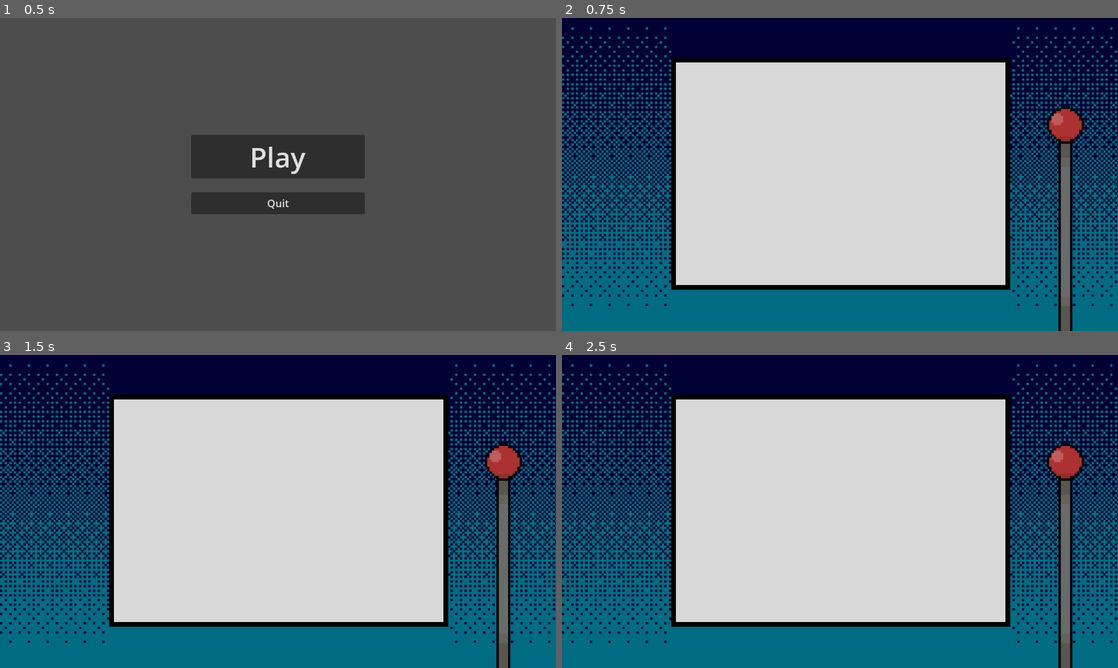
Above: before the commit, frames 1-4 (two rows, left to right).
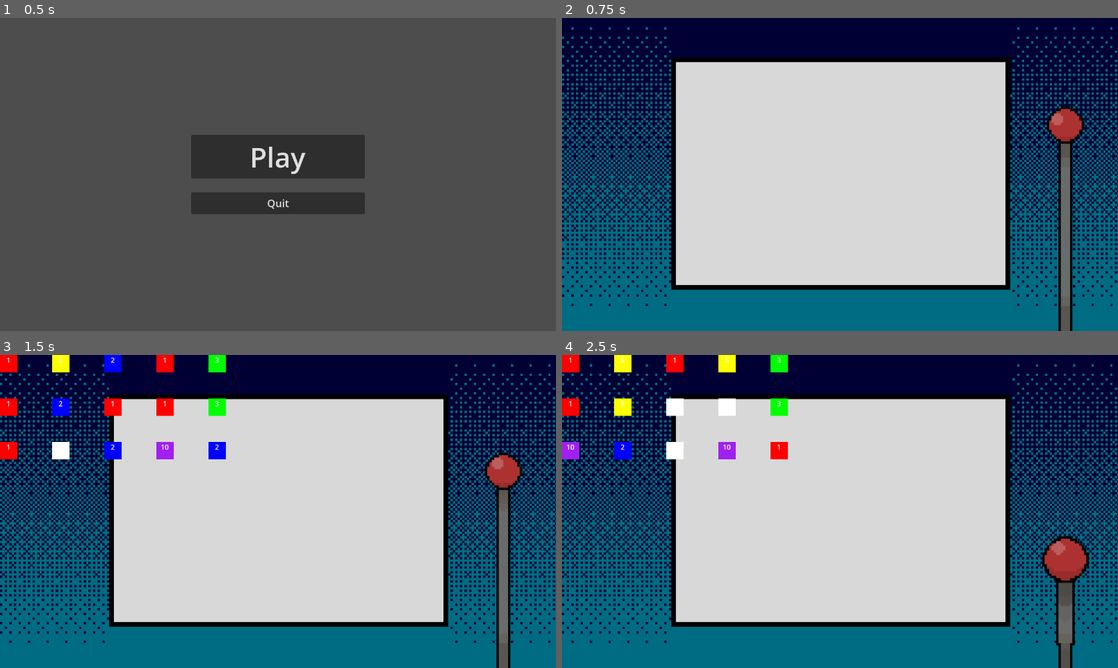
Above: after the commit, the same moments.

Repository: saveligulas/hackathon2025
Game: Godot game, scene res://scenes/mainMenu.tscn
Same seed, same stepped clock (60 frames per second), same inputs: the game is played once before the commit and once after it.
Inputs (mouse positions are in pixels of both pictures, inside the frame that each line leads up to):
- Up to frame 1 (0.5 s): no input
- Up to frame 2 (0.75 s): click "Play" at 0.5 s
- Up to frame 3 (1.5 s): click (505, 461) at 1.25 s
- Up to frame 4 (2.5 s): click (1067, 461) at 2 s

Frame 1 is identical in both runs. In frame 2, 0.1% of the frame differs, in the area x 20-80%, y 14-15%; in frame 3, 3.3%; in frame 4, 5.2%, in the area x 0-95%, y 0-93%.
Error before the commit: Cannot call method 'get_child_count' on a null value. (res://src/core/playing.gd:12)

Commit message:
big changes

Diff:
--- a/project.godot
+++ b/project.godot
@@ -12,7 +12,7 @@
 
 config/name="hackathon2025"
 run/main_scene="uid://qof4nkv64p8n"
-config/features=PackedStringArray("4.5", "C#", "Forward Plus")
+config/features=PackedStringArray("4.5", "Forward Plus")
 run/max_fps=60
 config/icon="res://icon.svg"
 
--- a/scenes/ReelContainer.tscn
+++ b/scenes/ReelContainer.tscn
@@ -1,15 +1,3 @@
-[gd_scene load_steps=2 format=3 uid="uid://b3d6l75va8u2d"]
-
-[ext_resource type="PackedScene" uid="uid://cjti2dq3kuga4" path="res://scenes/ReelDisplay.tscn" id="1_1ob4c"]
+[gd_scene format=3 uid="uid://n6gskauypk71"]
 
 [node name="ReelContainer" type="Node2D"]
-
-[node name="ReelDisplay" parent="." instance=ExtResource("1_1ob4c")]
-
-[node name="ReelDisplay2" parent="." instance=ExtResource("1_1ob4c")]
-
-[node name="ReelDisplay3" parent="." instance=ExtResource("1_1ob4c")]
-
-[node name="ReelDisplay4" parent="." instance=ExtResource("1_1ob4c")]
-
-[node name="ReelDisplay5" parent="." instance=ExtResource("1_1ob4c")]
--- a/scenes/ReelDisplay.tscn
+++ b/scenes/ReelDisplay.tscn
@@ -1,84 +1,6 @@
-[gd_scene load_steps=11 format=3 uid="uid://cjti2dq3kuga4"]
+[gd_scene load_steps=2 format=3 uid="uid://d36fk65d28nei"]
 
-[ext_resource type="Script" uid="uid://dl3sssariprb8" path="res://src/core/playing.gd" id="1_2fxy0"]
-[ext_resource type="Texture2D" uid="uid://qytk8bn4x312" path="res://assets/sprites/MachineFrame.png" id="2_jqxcr"]
-[ext_resource type="Texture2D" uid="uid://dnp40yy75ce66" path="res://assets/sprites/Lever1.png" id="3_y3nwb"]
-[ext_resource type="Texture2D" uid="uid://cm1keujkgta30" path="res://assets/sprites/Lever2.png" id="4_m83ex"]
-[ext_resource type="Texture2D" uid="uid://daekv57vwbdt4" path="res://assets/sprites/Lever3.png" id="5_ktpf8"]
-[ext_resource type="Texture2D" uid="uid://dflhwijhy3g2a" path="res://assets/sprites/Lever4.png" id="6_j4vtv"]
-[ext_resource type="Texture2D" uid="uid://yvk70glwk2fq" path="res://assets/sprites/Lever5.png" id="7_s73sv"]
-[ext_resource type="Texture2D" uid="uid://bb15uj8ntxecw" path="res://assets/sprites/Lever6.png" id="8_lcixc"]
-[ext_resource type="PackedScene" uid="uid://b3d6l75va8u2d" path="res://scenes/ReelContainer.tscn" id="9_np121"]
+[ext_resource type="Script" uid="uid://5gtvf2bjw32e" path="res://src/symbol/reel_display.gd" id="1_muaou"]
 
-[sub_resource type="SpriteFrames" id="SpriteFrames_0bln8"]
-animations = [{
-"frames": [{
-"duration": 1.0,
-"texture": ExtResource("3_y3nwb")
-}],
-"loop": true,
-"name": &"idle",
-"speed": 5.0
-}, {
-"frames": [{
-"duration": 1.0,
-"texture": ExtResource("3_y3nwb")
-}, {
-"duration": 1.0,
-"texture": ExtResource("4_m83ex")
-}, {
-"duration": 1.0,
-"texture": ExtResource("5_ktpf8")
-}, {
-"duration": 1.0,
-"texture": ExtResource("6_j4vtv")
-}, {
-"duration": 1.0,
-"texture": ExtResource("7_s73sv")
-}, {
-"duration": 1.0,
-"texture": ExtResource("8_lcixc")
-}, {
-"duration": 1.0,
-"texture": ExtResource("3_y3nwb")
-}],
-"loop": false,
-"name": &"pull",
-"speed": 10.0
-}]
-
-[node name="Playing" type="Node2D"]
-script = ExtResource("1_2fxy0")
-
-[node name="Slot Machine" type="Sprite2D" parent="."]
-scale = Vector2(0.66834486, 0.66759264)
-texture = ExtResource("2_jqxcr")
-centered = false
-
-[node name="Background" type="ColorRect" parent="Slot Machine"]
-z_index = -1
-custom_minimum_size = Vector2(1280, 720)
-offset_right = 1919.6677
-offset_bottom = 1079.9999
-size_flags_horizontal = 3
-size_flags_vertical = 3
-color = Color(0.8453288, 0.8453288, 0.84532875, 1)
-
-[node name="Button" type="Button" parent="Slot Machine"]
-self_modulate = Color(1, 1, 1, 0)
-offset_left = 1669.7966
-offset_top = 263.63382
-offset_right = 1799.969
-offset_bottom = 471.84464
-size_flags_horizontal = 3
-size_flags_vertical = 3
-
-[node name="Lever" type="AnimatedSprite2D" parent="Slot Machine/Button"]
-position = Vector2(64.33801, 408.9319)
-sprite_frames = SubResource("SpriteFrames_0bln8")
-animation = &"pull"
-autoplay = "idle"
-
-[node name="ReelContainer" parent="." instance=ExtResource("9_np121")]
-
-[connection signal="pressed" from="Slot Machine/Button" to="." method="_on_button_pressed"]
+[node name="ReelDisplay" type="Node2D"]
+script = ExtResource("1_muaou")
--- a/scenes/playing.tscn
+++ b/scenes/playing.tscn
@@ -8,7 +8,8 @@
 [ext_resource type="Texture2D" uid="uid://dflhwijhy3g2a" path="res://assets/sprites/Lever4.png" id="5_ir0cj"]
 [ext_resource type="Texture2D" uid="uid://yvk70glwk2fq" path="res://assets/sprites/Lever5.png" id="6_oysb3"]
 [ext_resource type="Texture2D" uid="uid://bb15uj8ntxecw" path="res://assets/sprites/Lever6.png" id="7_r0gq1"]
-[ext_resource type="PackedScene" uid="uid://b3d6l75va8u2d" path="res://scenes/ReelContainer.tscn" id="9_rq5p2"]
+[ext_resource type="PackedScene" uid="uid://n6gskauypk71" path="res://scenes/reelContainer.tscn" id="9_rq5p2"]
+[ext_resource type="Script" uid="uid://c0acu88xkvm77" path="res://src/symbol/reel_container.gd" id="10_ir0cj"]
 
 [sub_resource type="SpriteFrames" id="SpriteFrames_0bln8"]
 animations = [{
@@ -80,5 +81,6 @@
 autoplay = "idle"
 
 [node name="ReelContainer" parent="." instance=ExtResource("9_rq5p2")]
+script = ExtResource("10_ir0cj")
 
 [connection signal="pressed" from="Slot Machine/Button" to="." method="_on_button_pressed"]
--- a/src/core/PlayerData.gd
+++ b/src/core/PlayerData.gd
@@ -4,6 +4,6 @@
 @export var reels: Array[Reel] = []
 
 func initialize():
-    reels.resize(5)
-    for i in range(5):
-        reels[i] = Reel.new()
+	reels.resize(5)
+	for i in range(5):
+		reels[i] = Reel.new()
--- a/src/core/SpinModifier.gd
+++ b/src/core/SpinModifier.gd
@@ -5,4 +5,4 @@
 @export var description: String
 
 func apply_modifier():
-    push_error("apply_modifier() must be implemented in derived class")
+	push_error("apply_modifier() must be implemented in derived class")
--- a/src/core/gameManager.gd
+++ b/src/core/gameManager.gd
@@ -6,34 +6,34 @@
 
 @export
 var current_state := GameState.MENU:
-    set(value):
-        var previous_state = current_state
-        current_state = value
-        _handle_state_change(value, previous_state)
+	set(value):
+		var previous_state = current_state
+		current_state = value
+		_handle_state_change(value, previous_state)
 
 func _ready() -> void:
-    print("Game Manager initialized")
+	print("Game Manager initialized")
 
 func _process(_delta: float) -> void:
-    pass
+	pass
 
 func _handle_state_change(new_state, previous_state):
-    game_state_changed.emit(new_state)
-    _handle_state_transition(new_state, previous_state)
+	game_state_changed.emit(new_state)
+	_handle_state_transition(new_state, previous_state)
 
 func _handle_state_transition(new_state, previous_state):
-    match new_state:
-        GameState.MENU:
-            print("[GameState] Change to Menu")
-            get_tree().change_scene_to_file("res://scenes/mainMenu.tscn")
-        GameState.PLAYING:
-            print("[GameState] Change to Playing")
-            if (previous_state == GameState.MENU):
-                run_manager.initialize()
-            get_tree().change_scene_to_file("res://scenes/playing.tscn")
-        GameState.SHOP:
-            print("[GameState] Change to Shop")
-            get_tree().change_scene_to_file("res://scenes/shop.tscn")
-        GameState.GAME_OVER:
-            print("[GameState] Change to Game Over")
-            run_manager.Reset()
+	match new_state:
+		GameState.MENU:
+			print("[GameState] Change to Menu")
+			get_tree().change_scene_to_file("res://scenes/mainMenu.tscn")
+		GameState.PLAYING:
+			print("[GameState] Change to Playing")
+			if (previous_state == GameState.MENU):
+				run_manager.initialize()
+			get_tree().change_scene_to_file("res://scenes/playing.tscn")
+		GameState.SHOP:
+			print("[GameState] Change to Shop")
+			get_tree().change_scene_to_file("res://scenes/shop.tscn")
+		GameState.GAME_OVER:
+			print("[GameState] Change to Game Over")
+			run_manager.Reset()
--- a/src/core/mainMenu.gd
+++ b/src/core/mainMenu.gd
@@ -5,17 +5,17 @@
 
 # Called when the node enters the scene tree for the first time.
 func _ready() -> void:
-    pass # Replace with function body.
+	pass # Replace with function body.
 
 
 # Called every frame. 'delta' is the elapsed time since the previous frame.
 func _process(_delta: float) -> void:
-    pass
+	pass
 
 
 func _on_play_pressed() -> void:
-    GameManager.current_state = GameManager.GameState.PLAYING
+	GameManager.current_state = GameManager.GameState.PLAYING
 
 
 func _on_quit_pressed() -> void:
-    get_tree().quit()
+	get_tree().quit()
--- a/src/core/playing.gd
+++ b/src/core/playing.gd
@@ -3,67 +3,58 @@
 @onready var lever: AnimatedSprite2D = $"Slot Machine/Button/Lever"
 @onready var reel_container: Node2D = $ReelContainer
 
-var reel_displays: Array = []
 var is_spinning: bool = false
 
 func _ready():
-    print("Playing scene ready")
-
-    if reel_container.get_child_count() == 0:
-        push_error("ReelContainer has no children!")
-        return
-
-    for i in range(reel_container.get_child_count()):
-        var reel = reel_container.get_child(i)
-        reel.position = Vector2(i * 120, 0)
-        reel_displays.append(reel)
-        reel.spin_complete.connect(_on_reel_spin_complete)
-
-    print("Loaded ", reel_displays.size(), " reels")
+	print("Playing scene ready")
+	if reel_container.get_child_count() == 0:
+		push_error("ReelContainer has no children!")
+		return
 
 func _on_button_pressed():
-    if is_spinning:
-        return
+	if is_spinning:
+		return
 
-    lever.play("pull")
-    spin_reels()
+	lever.play("pull")
+	spin_reels()
 
 func spin_reels():
-    is_spinning = true
+	is_spinning = true
 
-    if not GameManager.has_node("RunManager"):
-        push_error("RunManager not found")
-        is_spinning = false
-        return
+	if not GameManager.has_node("RunManager"):
+		push_error("RunManager not found")
+		is_spinning = false
+		return
 
-    var run_manager = GameManager.get_node("RunManager")
+	var run_manager = GameManager.get_node("RunManager")
 
-    if run_manager.slot_machine_manager == null:
-        push_error("SlotMachineManager not initialized")
-        is_spinning = false
-        return
+	if run_manager.slot_machine_manager == null:
+		push_error("SlotMachineManager not initialized")
+		is_spinning = false
+		return
 
-    run_manager.slot_machine_manager.spin(run_manager.player_data)
+	run_manager.slot_machine_manager.spin(run_manager.player_data)
 
-    print("\nSpin Result")
+	print("\nSpin Result")
 
-    for i in range(5):
-        var column_symbols: Array[Symbol] = []
+	for i in range(5):
+		var column_symbols: Array[Symbol] = []
 
-        for row in range(3):
-            var sym = run_manager.slot_machine_manager.result_grid[i][row]
-            column_symbols.append(sym)
-            if sym:
-                print("Col ", i, " Row ", row, ": ", sym.description, " (", sym.points, " pts)")
+		for row in range(3):
+			var sym = run_manager.slot_machine_manager.result_grid[i][row]
+			column_symbols.append(sym)
+			if sym:
+				print("Col ", i, " Row ", row, ": ", sym.description, " (", sym.points, " pts)")
 
-        reel_displays[i].spin(0, column_symbols)
+		reel_container.display_reel(i, column_symbols)
+	_on_reel_spin_complete()
 
 func _on_reel_spin_complete():
-    await get_tree().create_timer(0.1).timeout
-    on_spin_finished()
-    is_spinning = false
+	await get_tree().create_timer(0.1).timeout
+	on_spin_finished()
+	is_spinning = false
 
 func on_spin_finished():
-    var run_manager = GameManager.get_node("RunManager")
-    var result_grid = run_manager.slot_machine_manager.result_grid
-    # TODO: Scoring System with ScoringCalculator Maybe in Global or RunManager
+	var run_manager = GameManager.get_node("RunManager")
+	var result_grid = run_manager.slot_machine_manager.result_grid
+	# TODO: Scoring System with ScoringCalculator Maybe in Global or RunManager
--- a/src/run/RunManager.gd
+++ b/src/run/RunManager.gd
@@ -6,27 +6,27 @@
 var slot_machine_manager: SlotMachineManager
 
 func initialize():
-    slot_machine_manager = SlotMachineManager.new()
-    if starting_symbols.size() < 1:
-        print("Creating test symbols...")
-        for i in 6:
-            var test_symbol = Symbol.new()
-            test_symbol.points = [1, 2, 3, 5, 10, 15][i]
-            test_symbol.mult = 1
-            test_symbol.description = "Test Symbol " + str(i)
-            starting_symbols.append(test_symbol)
+	slot_machine_manager = SlotMachineManager.new()
+	if starting_symbols.size() < 1:
+		print("Creating test symbols...")
+		for i in 6:
+			var test_symbol = Symbol.new()
+			test_symbol.points = [1, 2, 3, 5, 10, 15][i]
+			test_symbol.mult = 1
+			test_symbol.description = "Test Symbol " + str(i)
+			starting_symbols.append(test_symbol)
 
-    if player_data == null:
-        player_data = PlayerData.new()
-        player_data.initialize()
-        for reel in player_data.reels:
-            for j in 5:
-                var random_symbol = starting_symbols.pick_random().duplicate() as Symbol
-                reel.symbols.append(random_symbol)
+	if player_data == null:
+		player_data = PlayerData.new()
+		player_data.initialize()
+		for reel in player_data.reels:
+			for j in 5:
+				var random_symbol = starting_symbols.pick_random().duplicate() as Symbol
+				reel.symbols.append(random_symbol)
 
 
 func reset():
-    pass  # TODO: Implement reset logic
+	pass  # TODO: Implement reset logic
 
 func _ready():
-    print("I LOADED RUNMANAGER")
+	print("I LOADED RUNMANAGER")
--- a/src/run/SlotMachineManager.gd
+++ b/src/run/SlotMachineManager.gd
@@ -4,13 +4,13 @@
 var result_grid: Array = []  # 5x3 grid
 
 func _init():
-    result_grid.resize(5)
-    for i in range(5):
-        result_grid[i] = []
-        result_grid[i].resize(3)
+	result_grid.resize(5)
+	for i in range(5):
+		result_grid[i] = []
+		result_grid[i].resize(3)
 
 func spin(player_data: PlayerData):
-    for column in range(5):
-        for row in range(3):
-            if player_data.reels[column].symbols.size() > 0:
-                result_grid[column][row] = player_data.reels[column].symbols.pick_random()
+	for column in range(5):
+		for row in range(3):
+			if player_data.reels[column].symbols.size() > 0:
+				result_grid[column][row] = player_data.reels[column].symbols.pick_random()
--- /dev/null
+++ b/src/score/score_calculator.gd
@@ -0,0 +1 @@
+extends Node
--- /dev/null
+++ b/src/symbol/reel_container.gd
@@ -0,0 +1,21 @@
+extends Node2D
+
+const reel_display = preload("res://scenes/reelDisplay.tscn")
+var reel_nodes: Array[ReelDisplay] = []
+
+func _ready() -> void:
+	for i in range(5):
+		var child = reel_display.instantiate()
+		child.position = Vector2(i * 120, 0)
+		child.name = "Child_" + str(i)
+		add_child(child)
+		reel_nodes.append(child)
+
+
+# Called every frame. 'delta' is the elapsed time since the previous frame.
+func _process(delta: float) -> void:
+	pass
+
+
+func display_reel(column: int, symbols: Array[Symbol]):
+	reel_nodes[column].display_symbols(symbols)
--- a/src/symbol/reel_display.gd
+++ b/src/symbol/reel_display.gd
@@ -1,4 +1,6 @@
 extends Node2D
+
+class_name ReelDisplay
 
 signal spin_complete
 
@@ -6,23 +8,26 @@
 var symbol_positions: Array[Node2D] = []
 
 func _ready():
-    for i in range(3):
-        var pos = Node2D.new()
-        pos.position = Vector2(0, i * 100)
-        add_child(pos)
-        symbol_positions.append(pos)
+	for i in range(3):
+		var pos = Node2D.new()
+		pos.position = Vector2(0, i * 100)
+		add_child(pos)
+		symbol_positions.append(pos)
 
 func spin(_duration: float, final_symbols: Array[Symbol]):
-    set_result(final_symbols)
-    spin_complete.emit()
+	set_result(final_symbols)
+	spin_complete.emit()
+
+func display_symbols(symbols: Array[Symbol]):
+	set_result(symbols)
 
 func set_result(symbols: Array[Symbol]):
-    for pos in symbol_positions:
-        for child in pos.get_children():
-            child.queue_free()
+	for pos in symbol_positions:
+		for child in pos.get_children():
+			child.queue_free()
 
-    for i in range(min(3, symbols.size())):
-        if symbols[i] != null:
-            var symbol_display = symbol_scene.instantiate()
-            symbol_display.symbol_data = symbols[i]
-            symbol_positions[i].add_child(symbol_display)
+	for i in range(min(3, symbols.size())):
+		if symbols[i] != null:
+			var symbol_display = symbol_scene.instantiate()
+			symbol_display.symbol_data = symbols[i]
+			symbol_positions[i].add_child(symbol_display)
--- /dev/null
+++ b/temp/RunManager.tscn
@@ -0,0 +1,6 @@
+[gd_scene load_steps=2 format=3 uid="uid://bxhe0kewjfomt"]
+
+[ext_resource type="Script" uid="uid://bqrk3xmcrghx2" path="res://src/run/RunManager.gd" id="1_406ei"]
+
+[node name="RunManager" type="Node2D"]
+script = ExtResource("1_406ei")
Not shown: 1 places in scenes/gameManager.tscn that only renumber resources
Not shown: 1 places in scenes/playing.tscn that only renumber resources
Not shown, added: src/score/score_calculator.gd.uid
Not shown, added: src/symbol/reel_container.gd.uid
